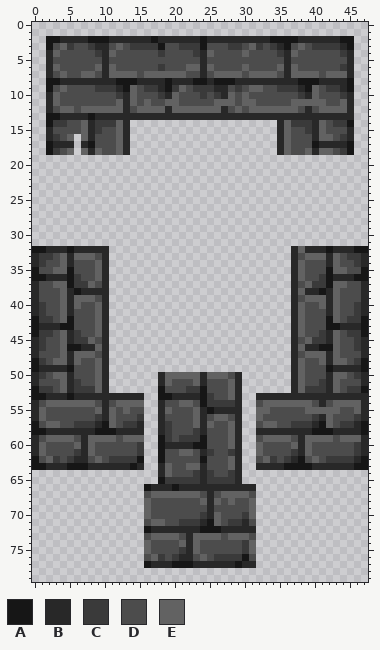
Edited in one commit: sprite sheet (Assets/Visual Assets/Wall/Wall.png). This is how it looked before the edit.
The file is 48x80 pixels. Colours within 5 levels of each other are drawn and written as one.
Palette (. is transparent): A #161616  B #282828  C #3a3a3a  D #4c4c4c  E #626262
Pixels before (only the part around the change), first column x 0:
 8 ..AABBBBBBBBAAABBBBABBBAABAAABBBBBBBBBAAABBBBA..
 9 ..ADEDDDDCCCBAEDCCBACEDCCCBBDCDEEDDCCCBAEDCCBA..
10 ..BEDDDDDDDDCBEDDDCBEDDDCDCBEDEDDDDDDDCBEDDDCB..
11 ..BEDDDDDDDDEBEDEDDEEDDDDDEEEDEEDDDDDEEEEEDDEB..
12 ..BDEEDEEEEEEBDEEEEBEEEEEEEBDEDEEEEEEEDBDEEEEB..
13 ..AABBBBABBBBBBBBBBBBBBBBBBBBBBBBBBBBBBBBBBBBB..
14 ..ACCDDEBCCCEB.....................BECCCBEDCCA..
15 ..BDDDDEBCDDEB.....................BEDDCBEDDDB..
16 ..BCDE.EBDDDEB.....................BEDDDBEEDCB..
17 ..ABBB.BADDDEB.....................BEDDDABBBBA..
18 ..ACDE.EBEDDEB.....................BEDDEBEEDCA..
19 ................................................
20 ................................................
21 ................................................
22 ................................................
23 ................................................
24 ................................................
25 ................................................
26 ................................................
27 ................................................
28 ................................................
29 ................................................
30 ................................................
31 ................................................
32 AABBBABBBBB..........................BEBBBABBBAA
33 BCCDEBEEEDB..........................BDEEEBEDCCB
34 BCDDEBDDDEB..........................BEDDDBEDDCB
35 ADDEEADDDEB..........................BEDDDAEEDDA
36 AABBBACDDEB..........................BEDDCABBBAA
37 BDDEEACCEDB..........................BDECCAEEDDB
38 BDDDEBABBBB..........................BEBBABEDDDB
39 BDDDEBEEEDB..........................BDEEEBEDDDB
40 BCDDEBEDDEB..........................BEDDEBEDDCB
41 BCDDEBDDDEB..........................BEDDDBEDDCB
42 ACCDEADDDEB..........................BEDDDAEDCCA
43 ABBBAADDDEB..........................BEDDDAABBBA
44 ACCDEBCDDEB..........................BEDDCBEDCCA
45 BCDDEBCCEDB..........................BDECCBEDDCB
46 BCDDEAABBEB..........................BEBBAAEDDCB
47 BDDDEBEEEDB..........................BDEEEBEDDDB
48 ACDEEBEDDEB..........................BEDDEBEEDCA
49 ABBBBADDDEB..........................BEDDDABBBBA
50 BCDEEBDDDEB.......BEEEEEBEEEDB.......BEDDDBEEDCB
51 BDDDEBCDDEB.......BEDDDEBDDDEB.......BEDDCBEDDDB
52 ACCDEBCCCEB.......ADDDCCADDDEB.......BECCCBEDCCA
53 AABBBABBBBBBBBBB..AABBBBACDDEB..BBBBBBBBBBBBBBBB
54 BDEEEEEEEDBDEEEE..BDDEEDACCCCB..DEEEEEEEDBDEEEEB
55 BEDDDDDDDEBEDEDD..BEDDDEBABBBB..EEDDDDDEEEEEDDEB
56 BEDDDDDDDCBEDDDC..BDDDDEBDEEDB..EDDDDDDDCBEDDDCB
57 ADEEDDCCCBAEDCCB..BCDDDEBEDDEB..DEEDDCCCBAEDCCBA
58 AABBBBBBBAAABBBB..BCDDDCBDDDEB..BBBBBBBBAAABBBBA
59 BDEEEEDBEEEEDEEE..ACDCCCADDDEB..DEEEEDBEEEEDEEEB
60 BEDDDDEBEDDDDDDC..ABBBBAADDDEB..EDDDDEBEDDDDDDCB
61 BEDDDDCBEDDDDDDC..ADDEEDBCDDCB..EDDDDCBEDDDDDDCB
62 ADECDCBBDEDCCCCA..ADDDDDADDDEB..DECDCBADEDCCCCBA
63 AABBBAAABBBBBBAB..BEDDEEBDDDEB..BBBBAAAABBBBBBAA
64 ..................BEDDDCBCDDCB..................
65 ..................ACCCCCBCCCCB..................
66 ................ABBBABBBBBBBBBBB................
67 ................DEEEEEEEDBDEEEED................
68 ................EDDDDDDDEBEDEDDE................
69 ................EDDDDDDDDBDDDDDE................
70 ................EDDDDDDDCBEDDDCE................
71 ................DEEDDCCCBAEDCCBD................
72 ................ABBBBBBBAAABBBBB................
73 ................DEEEEDBEEEEDEEED................
74 ................EDDDDEBEDDDDDDCE................
75 ................EDDDDCBEDDDDDDCE................
76 ................DECDCBBDEDCCCCAD................
77 ................ABBBAAABBBBBBABB................
After the commit:
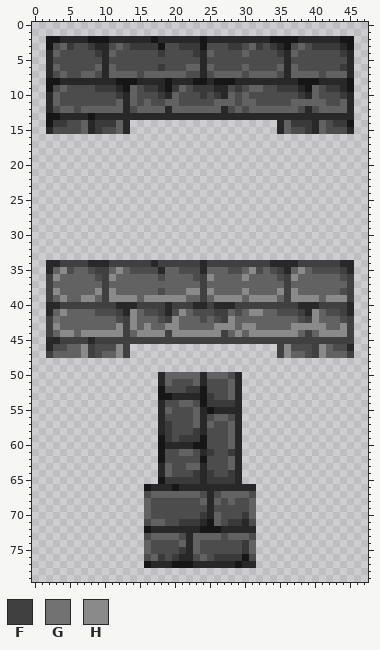
Colours new in this view: F #404040  G #727272  H #8a8a8a
The exact change:
Changed rows in their new state; - is an unchanged pixel.
first column x 2:
16 ....-.......---------------------...........
17 ....-.......---------------------...........
18 ....-.......---------------------...........
first column x 0:
32 ...........--------------------------...........
33 ...........--------------------------...........
34 ..BBFFFFBB-FFFFFFBFFFFFFBFFFFFFFFFBBB-FFFFFFBB..
35 ..B-HDEE-FFEHEDDDDBEEDDDBEEEDDEHDEDFBEHE--DDFB..
36 ..FHEEEEEDFHEEEEEEDEEEEDFHEEEEHEEEEDFH-EEEEEDF..
37 ..F--EEE-EFEEEEEEEEEEEEEFEEEEEEEEEEEFEE-EEE--F..
38 ..FH-EEEEHFHEEEEEEDEEEHHFHEEEEHEEEEHFH-EEEE--F..
39 ..FEHE-HHEFHHHHEHHHHHHEEFEHHHHEHHHHEFHHHH-HHHF..
40 ..BBFFFFFFFFBBBFFFFBFFFBBFBBBFFFFFFFFFBBBFFFFB..
41 ..BEHEEEEDDDFBHEDDFBDHEDDDFFEDEHHEEDDDFBHEDDFB..
42 ..FG-EEEE-EEDFHEEEDFHEEEDEDFHEEEEEEEEEDFHEE--F..
43 ..FHEEEEE-EEHFHEHEEHHEEEEEHHHEHHEEEEEHHHHHEEHF..
44 ..FEHHEHHHHHHFEHHHHFHHHHHHHFEHEHHHHHHH-FEHHHHF..
45 ..BBFFFFBFFFFFFFFFFFFFFFFFFFFFFFFFFFFFFFFFFFFF..
46 ..B-DEEHFDDDHF---------------------FHDDDFHED-B..
47 ..FE-E-HF-EEHF---------------------FHEEDFHE-EF..
48 ...........--------------------------...........
49 ...........--------------------------...........
50 ...........--------------------------...........
51 ...........--------------------------...........
52 ...........--------------------------...........
53 ................----------------................
54 ................----------------................
55 ................----------------................
56 ................----------------................
57 ................----------------................
58 ................----------------................
59 ................----------------................
60 ................----------------................
61 ................----------------................
62 ................----------------................
63 ................----------------................
Changed places in both pictures, as pixel boxes (x1, y1, x2, y2):
erased: (46, 134, 130, 155)
erased: (277, 134, 354, 155)
changed: (32, 246, 368, 470)
